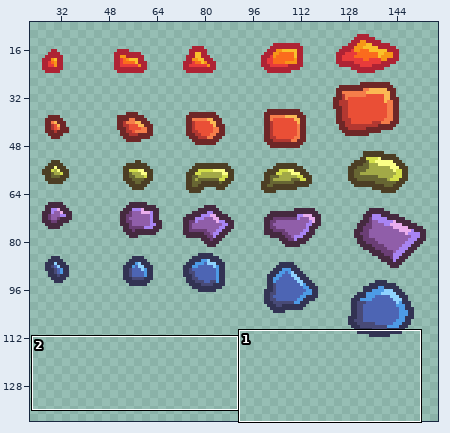
Edited in one commit: pixel-art file (mission/mineral/assets/drops.aseprite). Above: a wide view before the commit, with the close-up outlined.
Close-up. First the earlier version:
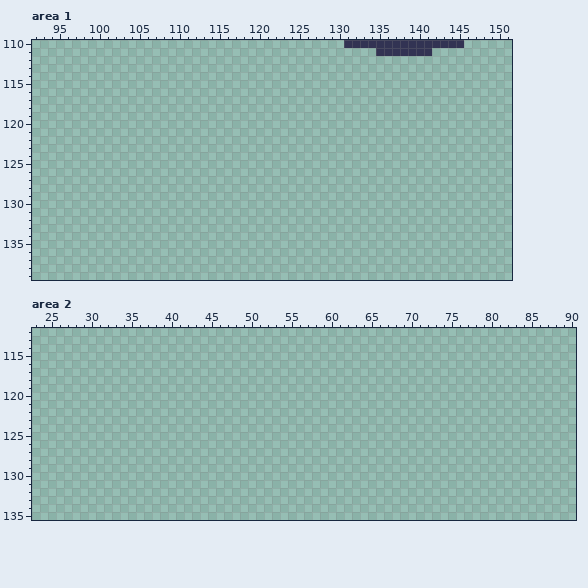
320x180 pixels, 1 frame. Shown: area 1: x 92..151, y 110..139; area 2: x 23..90, y 112..135. The wide view leaves out empty margins.
And afterwards:
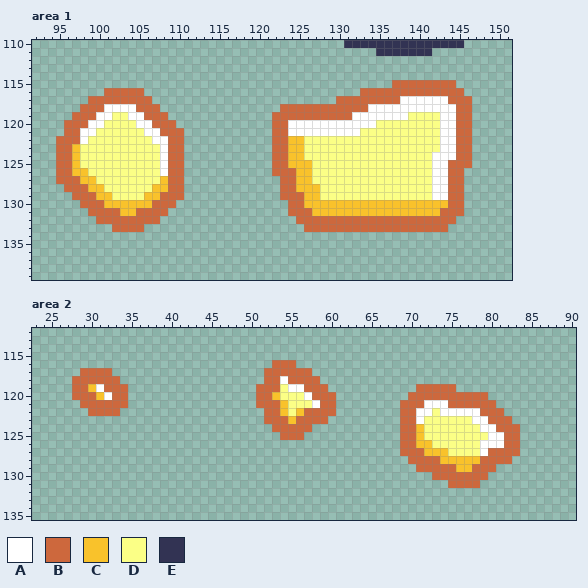
Palette (. is transparent): A #ffffff  B #cd683d  C #f9c22b  D #fbff86  E #323353
Diff:
--- area 1
@@ x 92..151 @@
 114 ............................................................
-115 ............................................................
-116 ............................................................
-117 ............................................................
-118 ............................................................
-119 ............................................................
-120 ............................................................
-121 ............................................................
-122 ............................................................
-123 ............................................................
-124 ............................................................
-125 ............................................................
-126 ............................................................
-127 ............................................................
-128 ............................................................
-129 ............................................................
-130 ............................................................
-131 ............................................................
-132 ............................................................
-133 ............................................................
+115 .............................................BBBBBBBB.......
+116 .........BBBBB...........................BBBBBBBBBBBBB......
+117 .......BBBBBBBB.......................BBBBBBBBAAAAAABBB.....
+118 ......BBBAAAABBB...............BBBBBBBBBBBAAAAAAAAAAABB.....
+119 .....BBBAADDAABBB.............BBBBBBBBBBAAAAAAADDDDAABB.....
+120 ....BBBAADDDDAABBB............BBAAAAAAAAAAADDDDDDDDAABB.....
+121 ....BBAADDDDDDAABBB...........BBAAAAAAAAADDDDDDDDDDAABB.....
+122 ...BBBADDDDDDDDAABB...........BBCCDDDDDDDDDDDDDDDDDAABB.....
+123 ...BBCDDDDDDDDDDABB...........BBCCDDDDDDDDDDDDDDDDDAABB.....
+124 ...BBCDDDDDDDDDDABB...........BBCCDDDDDDDDDDDDDDDDAAABB.....
+125 ...BBCDDDDDDDDDDABB...........BBCCCDDDDDDDDDDDDDDDAABBB.....
+126 ...BBCCDDDDDDDDDABB...........BBBCCDDDDDDDDDDDDDDDAABB......
+127 ...BBBCCDDDDDDDDCBB............BBCCDDDDDDDDDDDDDDDAABB......
+128 ....BBBCCDDDDDDCCBB............BBCCCDDDDDDDDDDDDDDAABB......
+129 .....BBBCCDDDDCCBBB............BBBCCDDDDDDDDDDDDDDAABB......
+130 ......BBBCCCCCCBBB..............BBCCCCCCCCCCCCCCCCCCBB......
+131 .......BBBBCCBBBB...............BBBCCCCCCCCCCCCCCCCBBB......
+132 ........BBBBBBBB.................BBBBBBBBBBBBBBBBBBBB.......
+133 ..........BBBB....................BBBBBBBBBBBBBBBBBB........
 134 ............................................................
--- area 2
@@ x 23..90 @@
 115 ....................................................................
-116 ....................................................................
-117 ....................................................................
-118 ....................................................................
-119 ....................................................................
-120 ....................................................................
-121 ....................................................................
-122 ....................................................................
-123 ....................................................................
-124 ....................................................................
-125 ....................................................................
-126 ....................................................................
-127 ....................................................................
-128 ....................................................................
-129 ....................................................................
-130 ....................................................................
-131 ....................................................................
+116 ..............................BBB...................................
+117 ......BBBB...................BBBBBB.................................
+118 .....BBBBBB..................BBABBBB................................
+119 .....BBCABBB................BBBDAABBB...........BBBBB...............
+120 .....BBBCABB................BBCDDDABBB.........BBBBBBBBBB...........
+121 ......BBBBBB................BBBCDDDABB........BBBAAABBBBBB..........
+122 .......BBBB..................BBCDCBBBB........BBAADAAAAABBB.........
+123 .............................BBBCBBBB.........BBADDDDDDAABBB........
+124 ..............................BBBBB...........BBCDDDDDDDAABBB.......
+125 ...............................BBB............BBCDDDDDDDDAABB.......
+126 ..............................................BBCCDDDDDDAAABB.......
+127 ..............................................BBBCCCDDDDABBBB.......
+128 ...............................................BBBBCCCCCBBBB........
+129 ................................................BBBBBCCBBB..........
+130 ..................................................BBBBBBB...........
+131 ....................................................BBBB............
 132 ....................................................................
Pixel boxes of the changes (left, top, right, bottom) in both close-ups:
added: (272, 80, 472, 232)
added: (56, 88, 184, 232)
added: (256, 360, 336, 440)
added: (72, 368, 128, 416)
added: (400, 384, 520, 488)
